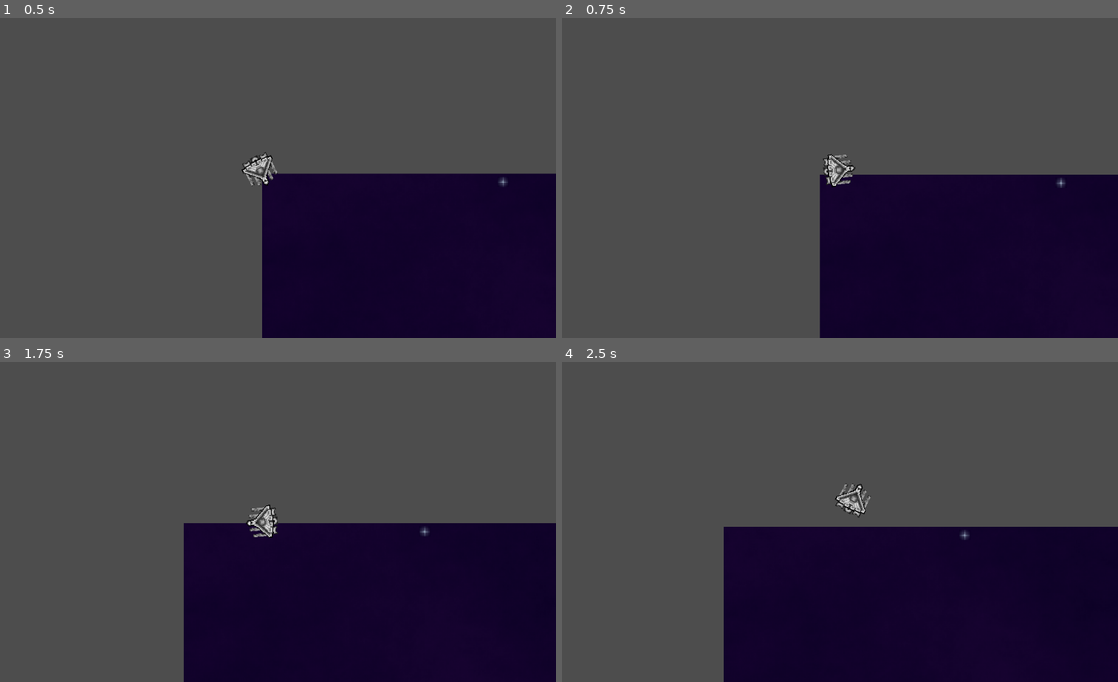
Above: before the commit, frames 1-4 (two rows, left to right).
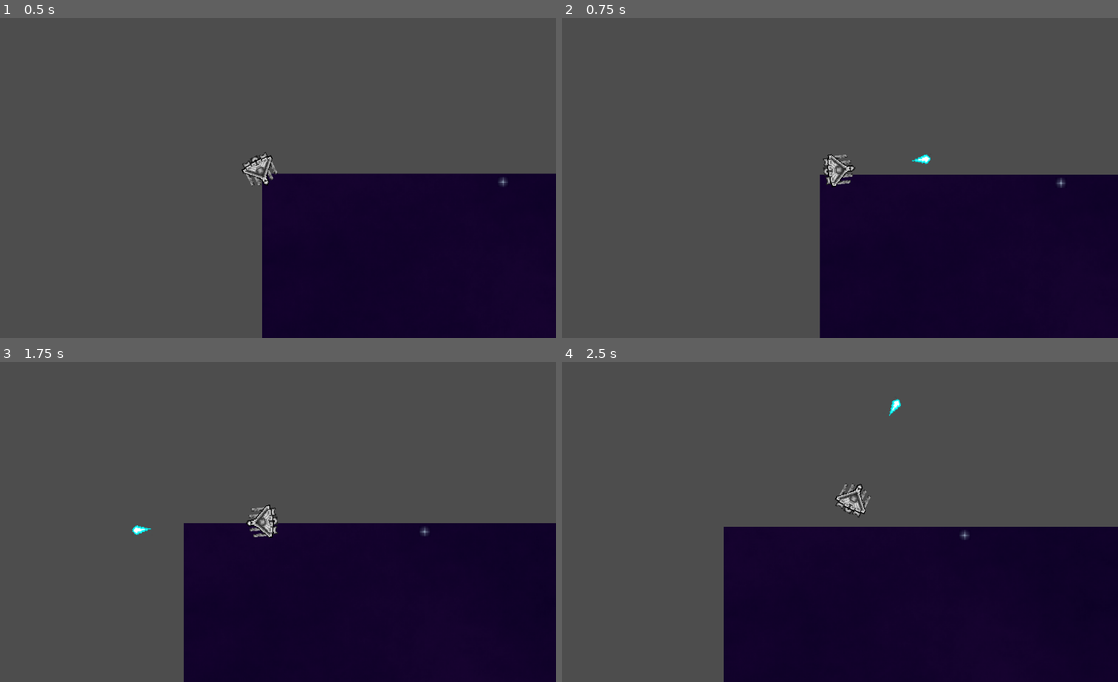
Above: after the commit, the same moments.

Repository: brandkdev/unisup
Game: Godot game, scene res://scenes/base_scene.tscn
Two runs of this game, one before a commit and one after it. Both use one fixed random seed, a clock stepped at 60 frames per second and the inputs below. The project has no main scene, so this scene is started directly.
Inputs (mouse positions are in pixels of both pictures, inside the frame that each line leads up to):
- Up to frame 1 (0.5 s): no input
- Up to frame 2 (0.75 s): move the mouse to (951, 155) at 0.52 s; hold W (forward) from 0.53 s (still down); click (951, 155) at 0.6 s
- Up to frame 3 (1.75 s): move the mouse to (144, 531) at 1.27 s; release W (forward) at 1.28 s; hold S (reverse) from 1.28 s (still down); tap A (strafe_L) at 1.35 s; click (144, 531) at 1.55 s
- Up to frame 4 (2.5 s): move the mouse to (884, 442) at 2.02 s; release S (reverse) at 2.03 s; hold W (forward) from 2.03 s (still down); hold D (strafe_R) from 2.03 s (still down); click (884, 442) at 2.3 s

Frame 1 is identical in both runs. In frame 2, less than 0.1% of the frame differs, in the area x 62-67%, y 42-46%; in frame 3, less than 0.1%; in frame 4, less than 0.1%.

Commit message:
add projectiles

Diff:
--- /dev/null
+++ b/modules/projectile_1.gd
@@ -0,0 +1,14 @@
+extends Node2D
+
+@export var speed = 500.0
+@onready var body = $projectile_1_body
+
+
+# Called when the node enters the scene tree for the first time.
+func _ready() -> void:
+	pass # Replace with function body.
+
+
+# Called every frame. 'delta' is the elapsed time since the previous frame.
+func _process(delta: float) -> void:
+	position += transform.x * speed * delta
--- a/scenes/player.gd
+++ b/scenes/player.gd
@@ -1,4 +1,7 @@
 extends CharacterBody2D
+
+var projectile_1 = preload("res://scenes/projectile_1.tscn")
+var instance
 
 var health = 100
 @export var max_speed = 50.0
@@ -15,6 +18,7 @@
 
 @onready var camera = $camera_controller/camera_target/player_cam
 @onready var camera_controller = $camera_controller
+@onready var sprite = $ship_sprite
 
 var rayOrigin = Vector2()
 var rayEnd = Vector2()
@@ -44,6 +48,12 @@
 	# Apply movement based on calculated speeds
 	velocity = transform.x * forward_speed - transform.x * reverse_speed + transform.y * (strafe_speed_r - strafe_speed_l)
 
+	if Input.is_action_just_pressed("weapon_1"):
+		instance = projectile_1.instantiate()
+		instance.transform = transform
+		instance.position = global_position + transform.x * 30
+		get_parent().add_child(instance)
+
 
 
 func _physics_process(delta: float) -> void:
--- a/scenes/projectile_1.tscn
+++ b/scenes/projectile_1.tscn
@@ -1,5 +1,20 @@
-[gd_scene format=3 uid="uid://emtknoyqt5ck"]
+[gd_scene load_steps=4 format=3 uid="uid://emtknoyqt5ck"]
+
+[ext_resource type="Script" path="res://modules/projectile_1.gd" id="1_qetnk"]
+[ext_resource type="Texture2D" uid="uid://b8ch1sldpq7vm" path="res://assets/sprites/plasma_blue.png" id="1_sqeda"]
+
+[sub_resource type="CapsuleShape2D" id="CapsuleShape2D_3up2p"]
+radius = 5.0
+height = 18.0
 
 [node name="projectile_1" type="Node2D"]
+script = ExtResource("1_qetnk")
 
-[node name="StaticBody2D" type="StaticBody2D" parent="."]
+[node name="projectile_1_body" type="StaticBody2D" parent="."]
+
+[node name="plasma_blue" type="Sprite2D" parent="projectile_1_body"]
+texture = ExtResource("1_sqeda")
+
+[node name="plasma_col" type="CollisionShape2D" parent="projectile_1_body"]
+rotation = 1.5708
+shape = SubResource("CapsuleShape2D_3up2p")
Binary file added: assets/sprites/plasma_blue.png
Not shown, added: assets/sprites/plasma_blue.png.import
Not shown, added: assets/sprites/plasma_blue.xcf
